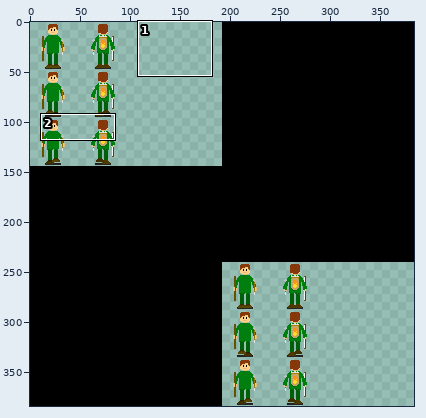
Edited in one commit: sprite sheet (WarDungeon/res/textures/mob/player/archer_sheet.png). The picture above shows the old version from afar; the outline marks the close-up.
Close-up. Old version:
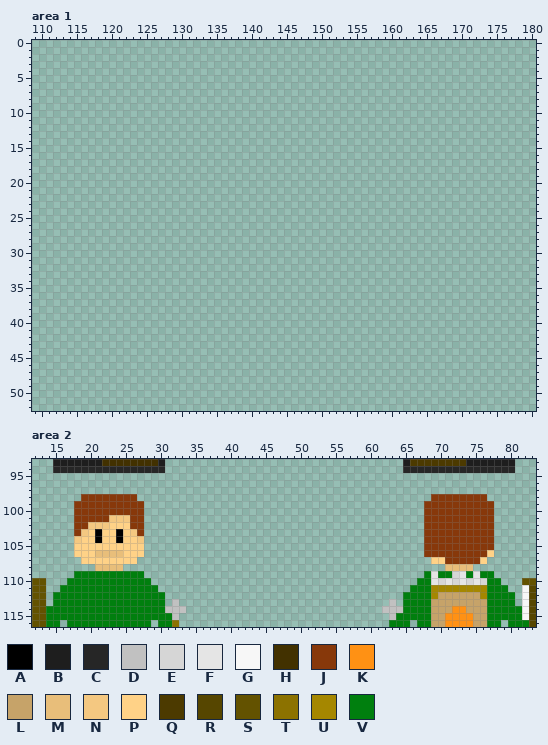
The file is 384x384 pixels. Colours within 5 levels of each other are drawn and written as one. Shown: area 1: x 109..180, y 0..52; area 2: x 12..83, y 93..116. The commit also changed other parts of the picture, which this record leaves out.
Palette (. is transparent): A #000000  B #1e1e1e  C #262626  D #c1c1c1  E #d6d6d6  F #e5e5e5  G #f7f7f7  H #423100  J #87380a  K #ff9114  L #c6a369  M #e8be7a  N #f4c881  P #ffd287  Q #4c3a00  R #564600  S #635200  T #8c7200  U #a58700  V #007f0e
Pixels before, area 1 (only the part around the change), first column x 111:
 0 ......................................................................
 1 ......................................................................
 2 ......................................................................
 3 ......................................................................
 4 ......................................................................
 5 ......................................................................
 6 ......................................................................
 7 ......................................................................
 8 ......................................................................
 9 ......................................................................
10 ......................................................................
11 ......................................................................
12 ......................................................................
13 ......................................................................
14 ......................................................................
15 ......................................................................
16 ......................................................................
17 ......................................................................
18 ......................................................................
19 ......................................................................
20 ......................................................................
21 ......................................................................
22 ......................................................................
23 ......................................................................
24 ......................................................................
25 ......................................................................
26 ......................................................................
27 ......................................................................
28 ......................................................................
29 ......................................................................
30 ......................................................................
31 ......................................................................
32 ......................................................................
33 ......................................................................
34 ......................................................................
35 ......................................................................
36 ......................................................................
37 ......................................................................
38 ......................................................................
39 ......................................................................
40 ......................................................................
41 ......................................................................
42 ......................................................................
43 ......................................................................
44 ......................................................................
45 ......................................................................
46 ......................................................................
47 ......................................................................
48 ......................................................................
Pixels before, area 2, first column x 12:
 93 ...BBBBBBBHHHHHHHHB..................................BQQQQQQQQBBBBBBB...
 94 ...CCCCCCCCCCCCCCCC..................................CCCCCCCCCCCCCCCC...
 95 ........................................................................
 96 ........................................................................
 97 ........................................................................
 98 .......JJJJJJJJ..........................................JJJJJJJJ.......
 99 ......JJJJJJJJJJ........................................JJJJJJJJJJ......
100 ......JJJJJJJJJJ........................................JJJJJJJJJJ......
101 ......JJJJJNNNJJ........................................JJJJJJJJJJ......
102 ......JJNNNPPPJJ........................................JJJJJJJJJJ......
103 ......JNPAPPAPNJ........................................JJJJJJJJJJ......
104 ......NPPAPPAPPN........................................JJJJJJJJJJ......
105 ......PPPPPPPPPP........................................JJJJJJJJJJ......
106 ......PPPMMMMPPP........................................JJJJJJJJJP......
107 .......PPPPPPPP..........................................PPJJJJJP.......
108 .........MMMM..............................................MMMM.........
109 ......VVVVVVVVVV........................................VFVVEFVFVV......
110 SS...VVVVVVVVVVVV......................................VVFEFEFEFEVV...SS
111 SS..VVVVVVVVVVVVVV....................................VVVUUUUUUUUVVV..GR
112 SS.VVVVVVVVVVVVVVVV..................................VVVVULLLLLLUVVVV.GR
113 SS.VVVVVVVVVVVVVVVV.D..............................D.VVVVLLLLLLLLVVVV.GR
114 SSVVVVVVVVVVVVVVVVVDDD............................DDDVVVVLLLKKLLLVVVVVGR
115 SSVVVVVVVVVVVVVVVVVVD..............................DVVVVVLLKKKKLLVVVVVGR
116 SSVV.VVVVVVVVVVVV.VVT..............................VVV.VVLLKKKKLLVV.VVVR
And afterwards:
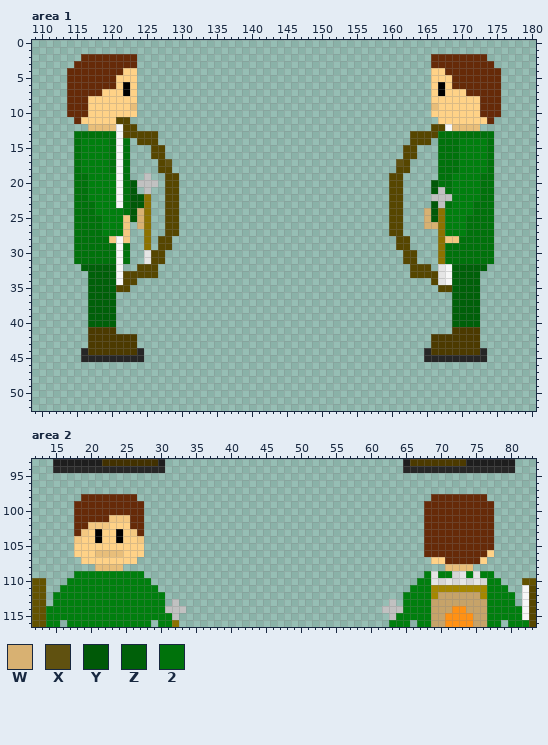
Colours new in this view: W #d8b172  X #605110  Y #005907  Z #006009  2 #00720b
Change:
colour J: #87380a -> #662a08
Area 1:
y 2: x 116..123 ........ -> JJJJJJJJ; x 166..173 ........ -> JJJJJJJJ
y 3: x 115..123 ......... -> JJJJJJJJJ; x 166..174 ......... -> JJJJJJJJJ
y 4: x 114..123 .......... -> JJJJJJJJPP; x 166..175 .......... -> PPJJJJJJJJ
y 5: x 114..123 .......... -> JJJJJJJPPP; x 166..175 .......... -> PPPJJJJJJJ
y 6: x 114..123 .......... -> JJJJJJJPAP; x 166..175 .......... -> PAPJJJJJJJ
y 7: x 114..123 .......... -> JJJJJPPPAP; x 166..175 .......... -> PAPPPJJJJJ
y 8: x 114..123 .......... -> JJJPPPPPPP; x 166..175 .......... -> PPPPPPPJJJ
y 9: x 114..123 .......... -> JJJPPPPPPM; x 166..175 .......... -> MPPPPPPJJJ
y 10: x 114..123 .......... -> JJJPPPPPPP; x 166..175 .......... -> PPPPPPPJJJ
y 11: x 115..122 ........ -> JPPPPPRR; x 167..174 ........ -> PPPPPPPJ
y 12: x 117..123 ....... -> MMMMGRR; x 166..172 ....... -> RRGMMMM
y 13: x 115..126 ............ -> 222222GRRRRR; x 163..174 ............ -> RRRR22222222
y 14: x 115..122 ........ -> 2VVVV2G2; x 124..126 ... -> RRR; x 163..165 ... -> RRR; x 167..174 ........ -> 222VVVV2
y 15..16: x 115..122 ........ -> 2VVVV2G2; x 126..127 .. -> RR; x 162..163 .. -> RR; x 167..174 ........ -> 222VVVV2
y 17: x 115..122 ........ -> 2VVVV2G2; x 127..128 .. -> RX; x 161..162 .. -> XR; x 167..174 ........ -> 222VVVV2
y 18: x 115..122 ........ -> 2VVVV2G2; x 127..128 .. -> RR; x 161..162 .. -> RR; x 167..174 ........ -> 222VVVV2
y 19: x 115..122 ........ -> 22VVVVG2; x 125 . -> D; x 128..129 .. -> RR; x 160..161 .. -> RR; x 167..174 ........ -> 22VVVV22
y 20: x 115..126 ............ -> 22VVVVG2YDDD; x 128..129 .. -> RR; x 160..161 .. -> RR; x 166..174 ......... -> Y22VVVV22
y 21: x 115..123 ......... -> 22VVVVG2Y; x 125 . -> D; x 128..129 .. -> RR; x 160..161 .. -> RR; x 166..174 ......... -> YD2VVVV22
y 22: x 115..125 ........... -> 22VVVVG2YYT; x 128..129 .. -> RR; x 160..161 .. -> RR; x 166..174 ......... -> DDDVVVV22
y 23: x 115..125 ........... -> 222VVVG2YYT; x 128..129 .. -> RR; x 160..161 .. -> RR; x 166..174 ......... -> YD2VVV222
y 24: x 115..125 ........... -> 222VVVV2YWT; x 128..129 .. -> RR; x 160..161 .. -> RR; x 165..174 .......... -> WYTVVVV222
y 25: x 115..125 ........... -> 2222VVVNYWT; x 128..129 .. -> RR; x 160..161 .. -> RR; x 165..174 .......... -> WYTVVV2222
y 26: x 115..122 ........ -> 2222VVVN; x 124..125 .. -> WT; x 128..129 .. -> RR; x 160..161 .. -> RR; x 165..174 .......... -> WWTVVV2222
y 27: x 115..122 ........ -> 2222VVVN; x 125 . -> T; x 128..129 .. -> RR; x 160..161 .. -> RR; x 167..174 ........ -> TVVV2222
y 28: x 115..122 ........ -> 22222NGN; x 125 . -> T; x 127..128 .. -> RR; x 161..162 .. -> RR; x 167..174 ........ -> TNN22222
y 29: x 115..122 ........ -> 222222G2; x 125 . -> T; x 127..128 .. -> RR; x 161..162 .. -> RR; x 167..174 ........ -> T2222222
y 30..31: x 115..122 ........ -> 222222G2; x 125..127 ... -> FRR; x 162..163 .. -> RR; x 167..174 ........ -> T2222222
y 32: x 116..121 ...... -> ZZZZZG; x 124..126 ... -> RRR; x 163..165 ... -> RRR; x 167..173 ....... -> FGZZZZZ
y 33: x 117..126 .......... -> ZZZZGRRRRR; x 163..172 .......... -> RRRRFGZZZZ
y 34: x 117..123 ....... -> ZZZZGRR; x 166..172 ....... -> RFGZZZZ
y 35: x 117..122 ...... -> ZZZZRR; x 167..172 ...... -> RRZZZZ
y 36..40: x 117..120 .... -> ZZZZ; x 169..172 .... -> ZZZZ
y 41: x 117..120 .... -> QQQQ; x 169..172 .... -> QQQQ
y 42..43: x 117..123 ....... -> QQQQQQQ; x 166..172 ....... -> QQQQQQQ
y 44: x 116..124 ......... -> CQQQQQQQC; x 165..173 ......... -> CQQQQQQQC
y 45: x 116..124 ......... -> CCCCCCCCC; x 165..173 ......... -> CCCCCCCCC
